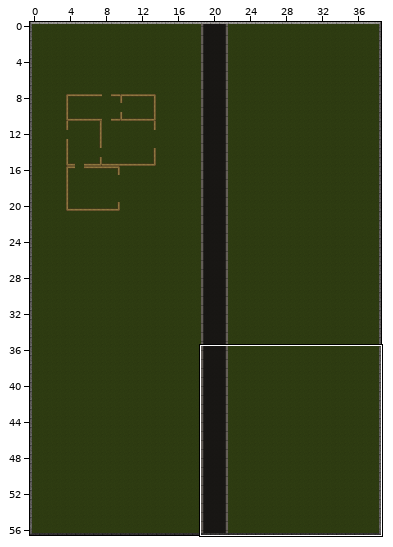
Two versions of a level (Tiled map, resources/maps/map1.tmx). Above, an overview of the earlier version with the close-up marked.
Close-up. Before:
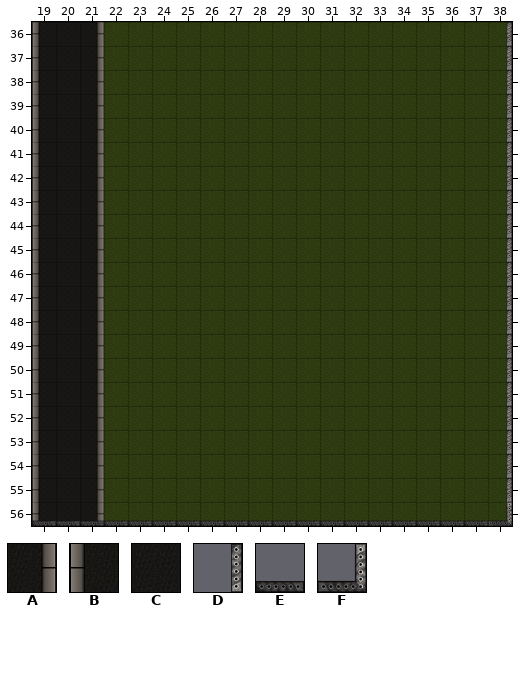
Cells are 89x89 px. Shown: x 19..38, y 36..56. The commit also changed other parts of the map, which this record leaves out.
Key: from "Road": A 3 "asphalt_tiles_0003_Layer", B 4 "asphalt_tiles_0004_Layer", C 12 "asphalt_tiles_0012_Layer"; from "Structure": D 131 "roof_0020_Layer-21 (Tile", E 135 "roof_0024_Layer-25 (Tile", F 137 "roof_0026_Layer-27 (Tile".
_ is an empty cell.
Layers that did not change in this view are not listed.
Layer "Road" before, first column x 19:
36 BCA_________________
37 BCA_________________
38 BCA_________________
39 BCA_________________
40 BCA_________________
41 BCA_________________
42 BCA_________________
43 BCA_________________
44 BCA_________________
45 BCA_________________
46 BCA_________________
47 BCA_________________
48 BCA_________________
49 BCA_________________
50 BCA_________________
51 BCA_________________
52 BCA_________________
53 BCA_________________
54 BCA_________________
55 BCA_________________
56 BCA_________________
Layer "Walls" before, first column x 19:
36 ___________________D
37 ___________________D
38 ___________________D
39 ___________________D
40 ___________________D
41 ___________________D
42 ___________________D
43 ___________________D
44 ___________________D
45 ___________________D
46 ___________________D
47 ___________________D
48 ___________________D
49 ___________________D
50 ___________________D
51 ___________________D
52 ___________________D
53 ___________________D
54 ___________________D
55 ___________________D
56 EEEEEEEEEEEEEEEEEEEF
After the commit:
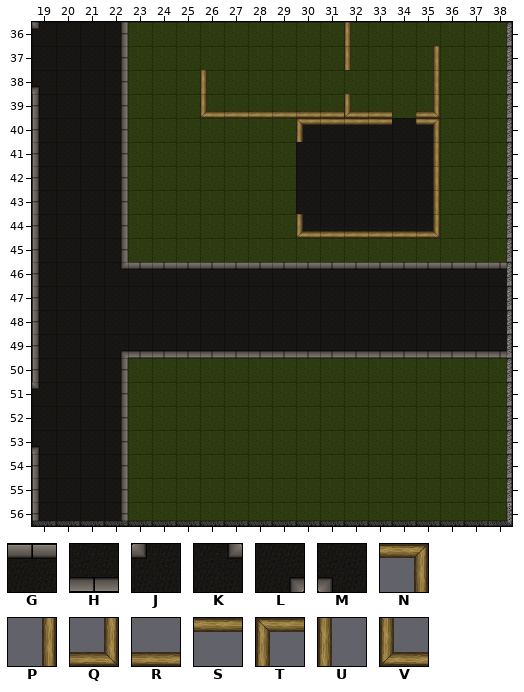
Further tiles: from "Road": G 1 "asphalt_tiles_0001_Layer", H 2 "asphalt_tiles_0002_Layer", J 8 "asphalt_tiles_0008_Layer", K 9 "asphalt_tiles_0009_Layer", L 10 "asphalt_tiles_0010_Layer", M 11 "asphalt_tiles_0011_Layer"; from "Structure": N 71 flipped left-right "walls_0002_Layer-3 (Tile", P 72 flipped left-right "walls_0003_Layer-4 (Tile", Q 73 flipped left-right "walls_0004_Layer-5 (Tile", R 74 flipped left-right "walls_0005_Layer-6 (Tile", S 75 flipped left-right "walls_0006_Layer-7 (Tile", T 76 flipped left-right "walls_0007_Layer-8 (Tile", U 77 flipped left-right "walls_0008_Layer-9 (Tile", V 78 flipped left-right "walls_0009_Layer-10 (Til".
Changes in this commit:
Layer "Road":
y 36: x 19 B -> J; x 21..22 A_ -> CA
y 37: x 19 B -> C; x 21..22 A_ -> CA
y 38: x 19 B -> M; x 21..22 A_ -> CA
y 39: x 21..22 A_ -> CA
y 40..44: x 21..22 A_ -> CA; x 30..35 ______ -> CCCCCC
y 45: x 21..22 A_ -> CA
y 46: x 21..38 A_________________ -> CKGGGGGGGGGGGGGGGG
y 47..48: x 21..38 A_________________ -> CCCCCCCCCCCCCCCCCC
y 49: x 21..38 A_________________ -> CLHHHHHHHHHHHHHHHH
y 50: x 21..22 A_ -> CA
y 51: x 19 B -> J; x 21..22 A_ -> CA
y 52: x 19 B -> C; x 21..22 A_ -> CA
y 53: x 19 B -> M; x 21..22 A_ -> CA
y 54..56: x 21..22 A_ -> CA
Layer "Walls":
y 36: x 32 _ -> U
y 37: x 32 _ -> U; x 35 _ -> P
y 38: x 26 _ -> U; x 35 _ -> P
y 39: x 26..33 ________ -> VRRRRRVR; x 35 _ -> Q
y 40: x 30..33 ____ -> TSSS; x 35 _ -> N
y 41..43: x 35 _ -> P
y 44: x 30..35 ______ -> VRRRRQ
